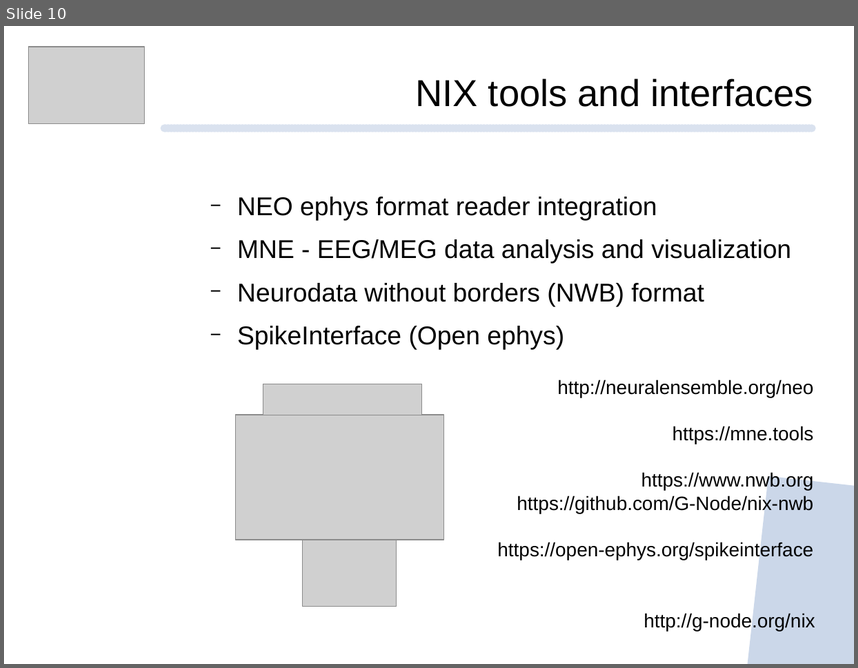
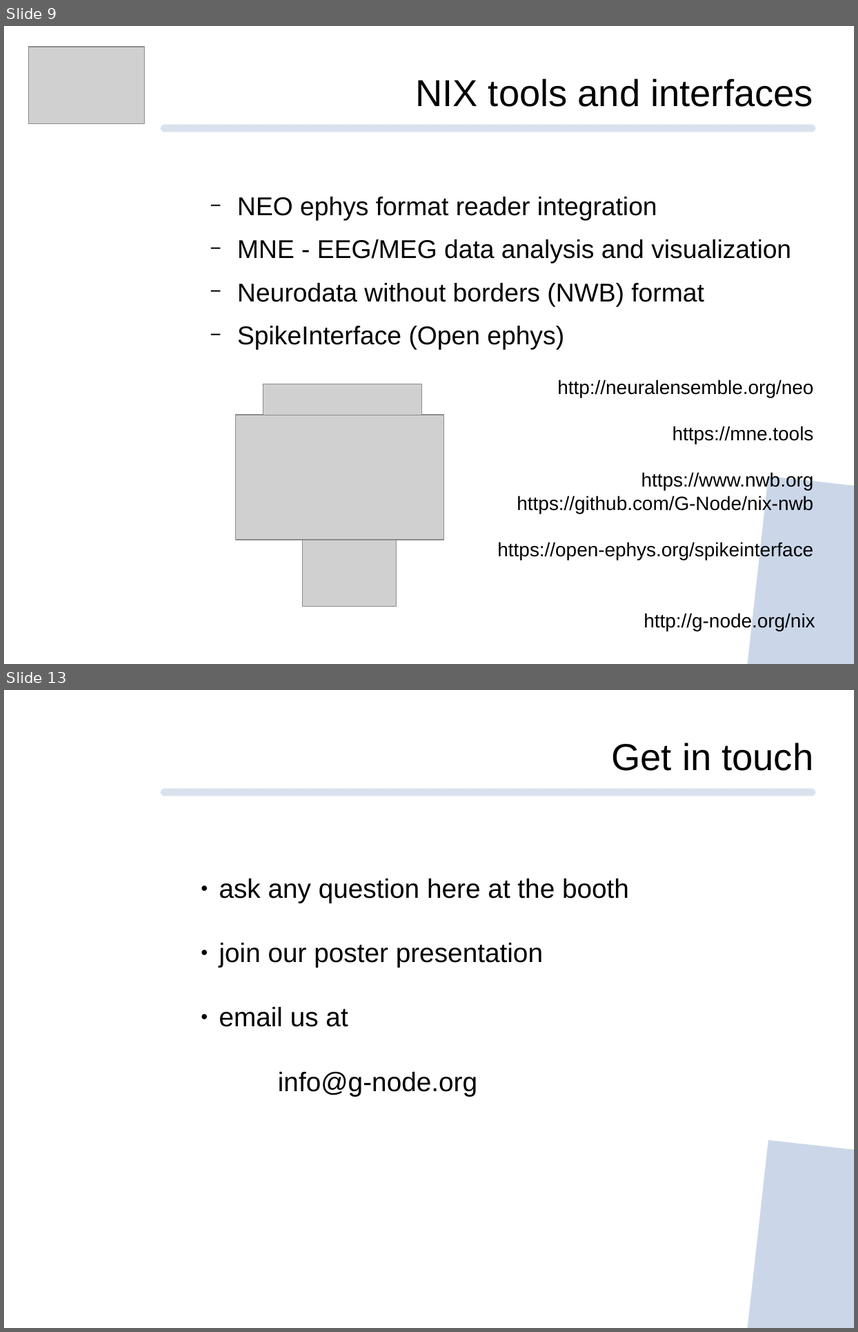
Before and after one commit to mpsonntag/prespost, a slide deck: 202009_BCCN_online/202009_BCCN_Online_conference.odp. Shown one above the other, each under a label of ours: slide 10 before the commit, slides 9 and 13 after it; the slides between them are not shown. The pictures are 858x668 and 858x1332 pixels, drawn with LibreOffice and Linux fonts; fonts in the diff are those of the drawing; grey boxes stand for pictures; background and template pictures are left out. Boxes give left, top, right and bottom in pixels: in the first picture for what was removed or moved away, otherwise in the second. Text is boxed around its words. In the diff, an @@ line names an element or a change of style, - is before the commit and + after.

```diff
--- a/202009_BCCN_online/202009_BCCN_Online_conference.odp
+++ b/202009_BCCN_online/202009_BCCN_Online_conference.odp
@@ slide 13 added at (4,690,854,1328), background #FFFFFF; not listed: 2 template elements that a slide beside it also shows @@
@@ text added at (612,742,813,771), 35 pt, text #000000 @@
+Get in touch
@@ text added at (219,878,629,1096), 25 pt, text #000000 @@
+● ask any question here at the booth
+● join our poster presentation
+● email us at
+info@g-node.org
@@ what was slide 10 is now slide 9 @@
```
Also in this commit, not shown: 10 slides changed, 3 slides removed.
